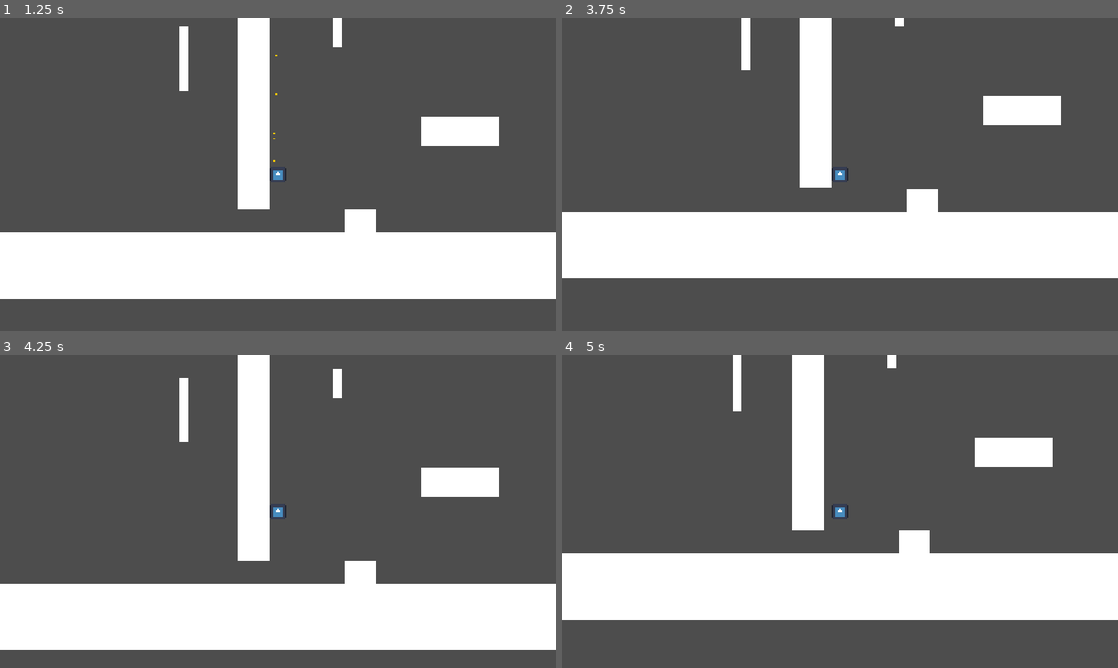
Above: before the commit, frames 1-4 (two rows, left to right).
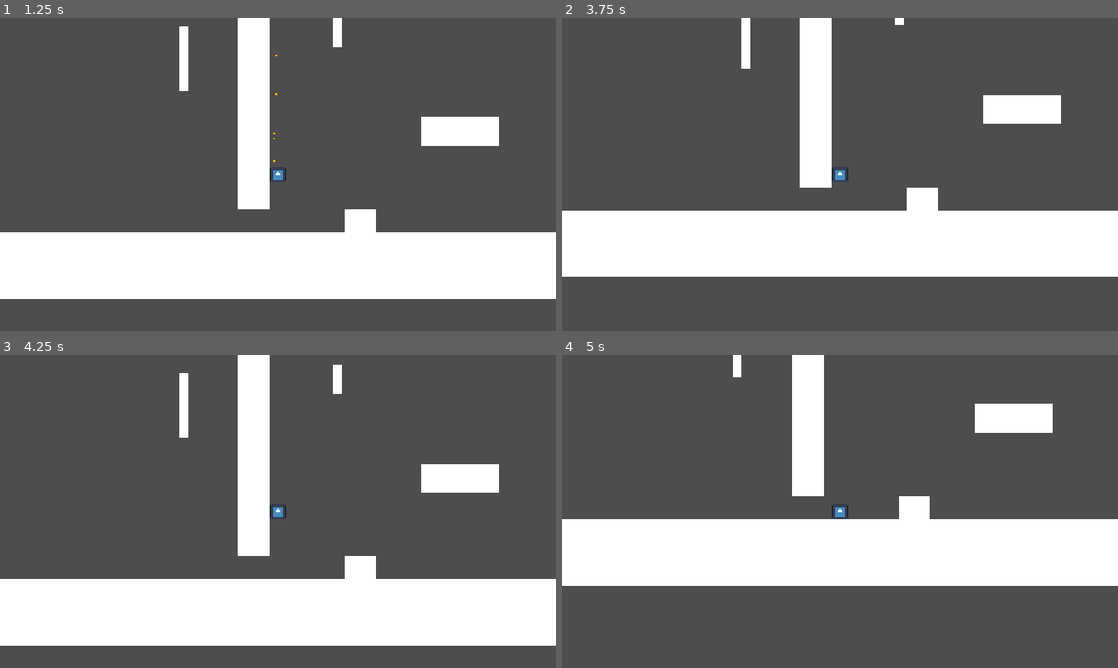
Above: after the commit, the same moments.

Repository: idi0cy/some-platformer
Game: Godot game, scene res://scenes/random_testing.tscn
The game is run twice, just before and just after one commit, with the same random seed, the same clock (stepped at 60 frames per second) and the same inputs. The engine's default icon, where the game draws it, is replaced by a stand-in: a white triangle on a blue panel in a dark square.
Inputs (mouse positions are in pixels of both pictures, inside the frame that each line leads up to):
- Up to frame 1 (1.25 s): tap Enter at 0.5 s; move the mouse to (400, 158) at 0.52 s; hold Right from 0.53 s (still down); hold A (a) from 0.53 s (still down); click (400, 158) at 0.67 s; tap Up at 0.77 s; tap D (d) at 0.8 s
- Up to frame 2 (3.75 s): move the mouse to (728, 190) at 1.27 s; release A (a) at 1.28 s; tap D (d) at 1.35 s; tap Up at 1.52, 3.02 s; tap Shift (dash) at 1.55, 2.1 s; tap Space (space) at 2, 3.5 s; move the mouse to (895, 105) at 2.02 s; release Right at 2.03 s; hold Left 2.03-2.78 s; hold S (s) 2.03-2.78 s; tap Enter at 2.75 s; move the mouse to (812, 237) at 2.77 s; hold Right from 2.78 s (still down); tap S (s) at 2.85 s; click (812, 237) at 2.92 s; tap W (w) at 3.05, 3.6 s; move the mouse to (1006, 221) at 3.52 s; hold A (a) from 3.53 s (still down)
- Up to frame 3 (4.25 s): keep holding Right; keep holding A (a); tap Up at 3.77 s
- Up to frame 4 (5 s): move the mouse to (673, 464) at 4.27 s; release Right at 4.28 s; release A (a) at 4.28 s; hold Left from 4.28 s (still down); tap A (a) at 4.35 s; tap Up at 4.52 s; tap D (d) at 4.55 s

Frame 1 is identical in both runs. In frame 2, 1.0% of the frame differs, in the area x 0-100%, y 2-84%; in frame 3, 3.4%; in frame 4, 25%, in the area x 0-100%, y 0-85%.

Commit message:
fixed weird bugs and added the new mehcanics

Diff:
--- a/crucible-of-achlyss/scripts/entities/player.gd
+++ b/crucible-of-achlyss/scripts/entities/player.gd
@@ -187,12 +187,12 @@
 			if clingSpeedWeight < 200:
 				clingSpeedWeight = 200
 			clingEntrySpeed = velocity.y
-		elif !clinging:
+		elif clinging && directionX == 0:
 			clinging = false
 	else:
 		clinging = false
 
-	if clinging == true && abs(velocity.y) == velocity.y:
+	if clinging == true && abs(velocity.y) == velocity.y && velocity.y > 100:
 		clingingParticles.emitting = true
 	else:
 		clingingParticles.emitting = false
@@ -201,14 +201,14 @@
 		var directionY = Input.get_axis('s','w')
 
 		if directionY == 1:
-			pass
+			clingEntrySpeed *= 0.96
 		elif directionY == -1:
-			pass
+			if clingEntrySpeed < (clingSpeedWeight * 1.5):
+				clingEntrySpeed *= 1.02
 		else:
-			pass
-		if !(clingEntrySpeed > (clingSpeedWeight-5) && clingEntrySpeed < (clingSpeedWeight+5)):
-			if velocity.y > clingSpeedWeight:
-				clingEntrySpeed -= 4
-			else:
-				clingEntrySpeed += 4
+			if !(clingEntrySpeed > (clingSpeedWeight-5) && clingEntrySpeed < (clingSpeedWeight+5)):
+				if velocity.y > clingSpeedWeight:
+					clingEntrySpeed -= 4
+				else:
+					clingEntrySpeed += 4
 		velocity.y = clingEntrySpeed
